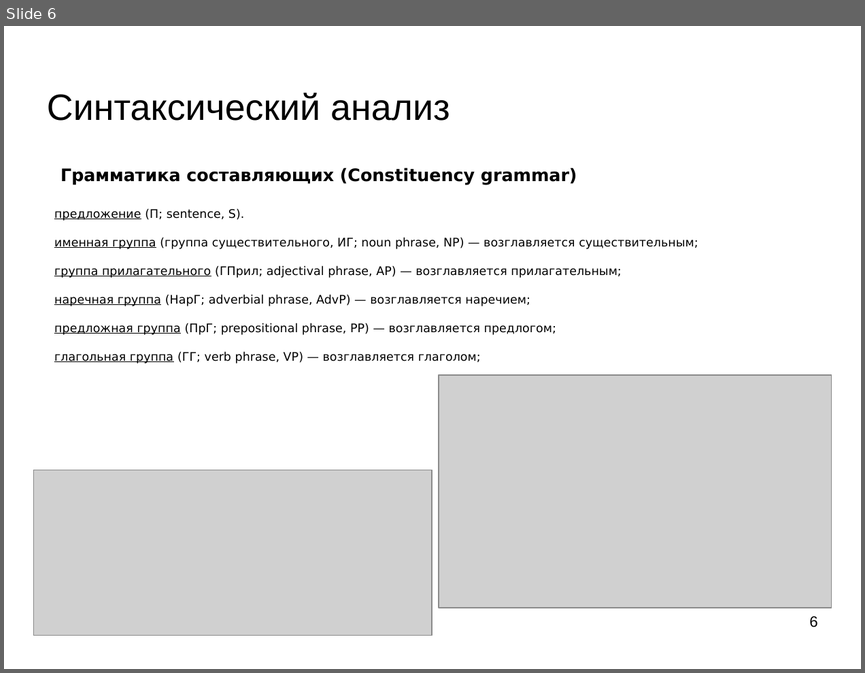
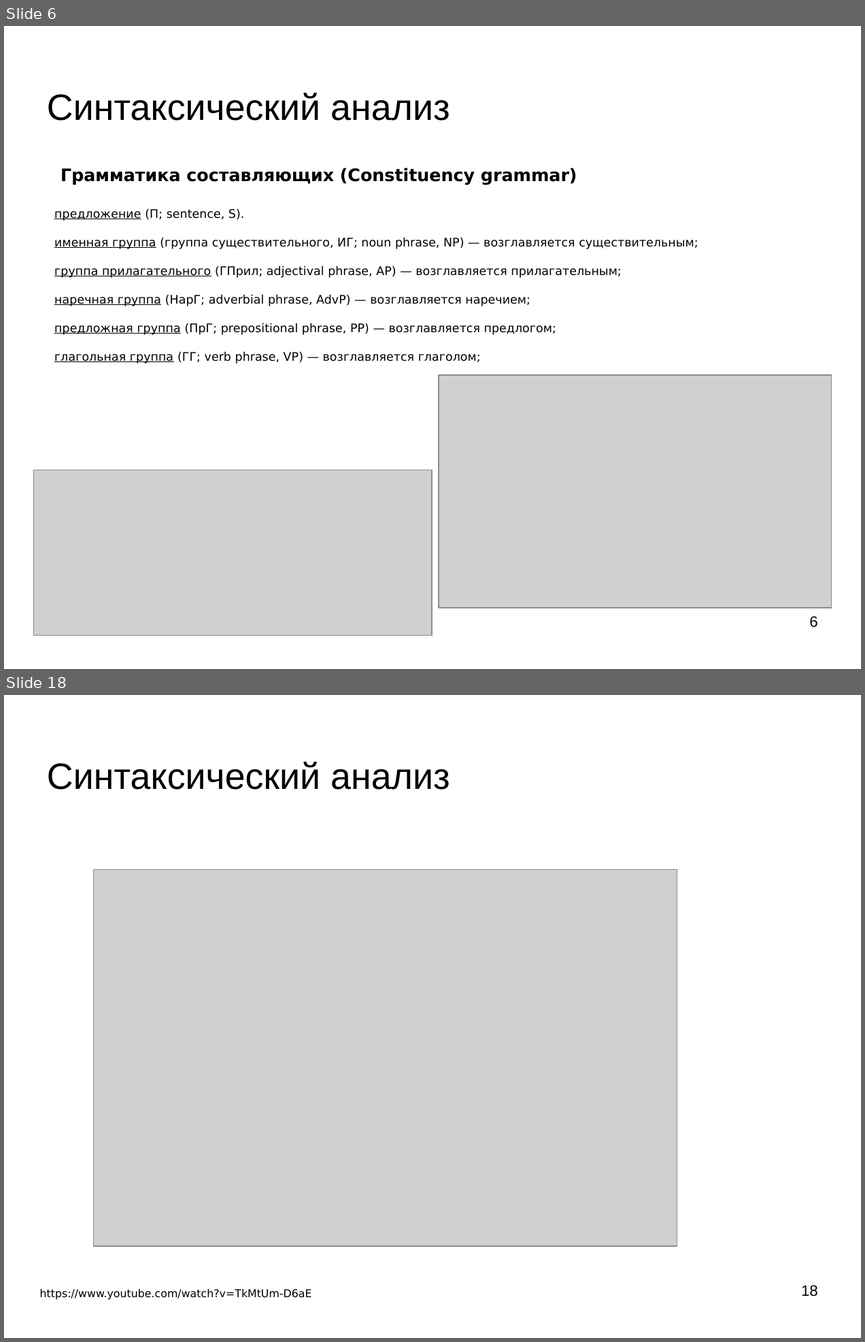
Before and after one commit to mechanoid5/ml_nlp_2023_II, a slide deck: 09-synt-grammar.odp. Shown one above the other, each under a label of ours: slide 6 before the commit, slides 6 and 18 after it; the slides between them are not shown. The pictures are 865x673 and 865x1342 pixels, drawn with LibreOffice and Linux fonts; fonts in the diff are those of the drawing; grey boxes stand for pictures; background and template pictures are left out. Boxes give left, top, right and bottom in pixels: in the first picture for what was removed or moved away, otherwise in the second. Text is boxed around its words. In the diff, an @@ line names an element or a change of style, - is before the commit and + after.

```diff
--- a/09-synt-grammar.odp
+++ b/09-synt-grammar.odp
@@ slide 18 added at (4, 695, 861, 1338), background picture (left out) @@
@@ title added at (47, 762, 450, 790), 33.9 pt, text #000000 @@
+Синтаксический анализ
@@ picture added at (93, 869, 677, 1246) @@
@@ page number added at (801, 1285, 818, 1296), 14 pt, text #000000 @@
+18
@@ text added at (40, 1289, 312, 1300), 10 pt, text #000000 @@
+https://www.youtube.com/watch?v=TkMtUm-D6aE
```
Also in this commit, not shown: 1 slide changed, 29 other slides added, 18 other files.
